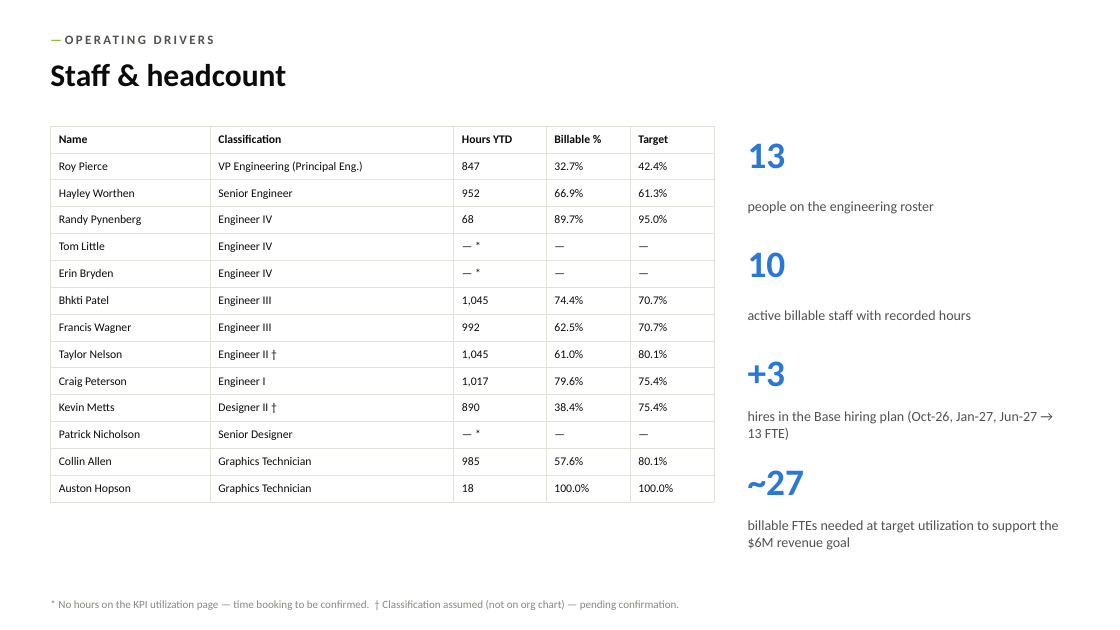
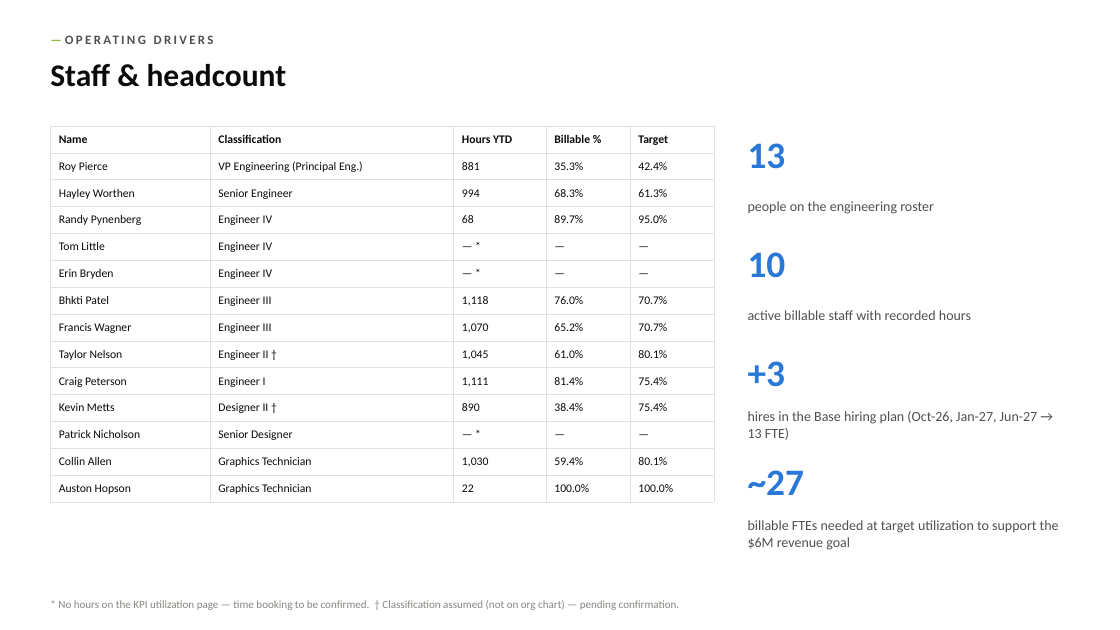
Before and after one commit to codlingjim-debug/CVR---Financial, a slide deck: slide 8 of reports/CVR_Deck_Jun2026.pptx. Drawn at 1120x630 pixels with LibreOffice and Linux fonts; fonts in the diff are those of the drawing. Boxes give left, top, right and bottom in pixels: in the first picture for what was removed or moved away, otherwise in the second. Text is boxed around its words. In the diff, an @@ line names an element or a change of style, - is before the commit and + after.

```diff
--- a/reports/CVR_Deck_Jun2026.pptx
+++ b/reports/CVR_Deck_Jun2026.pptx
@@ table at [50,126,714,498] @@
-row 2, column 3: 847
+row 2, column 3: 881
-row 2, column 4: 32.7%
+row 2, column 4: 35.3%
-row 3, column 3: 952
+row 3, column 3: 994
-row 3, column 4: 66.9%
+row 3, column 4: 68.3%
-row 7, column 3: 1,045
+row 7, column 3: 1,118
-row 7, column 4: 74.4%
+row 7, column 4: 76.0%
-row 8, column 3: 992
+row 8, column 3: 1,070
-row 8, column 4: 62.5%
+row 8, column 4: 65.2%
-row 10, column 3: 1,017
+row 10, column 3: 1,111
-row 10, column 4: 79.6%
+row 10, column 4: 81.4%
-row 13, column 3: 985
+row 13, column 3: 1,030
-row 13, column 4: 57.6%
+row 13, column 4: 59.4%
-row 14, column 3: 18
+row 14, column 3: 22
```
Also in this commit, not shown: 10 other slides changed, 9 other files.
